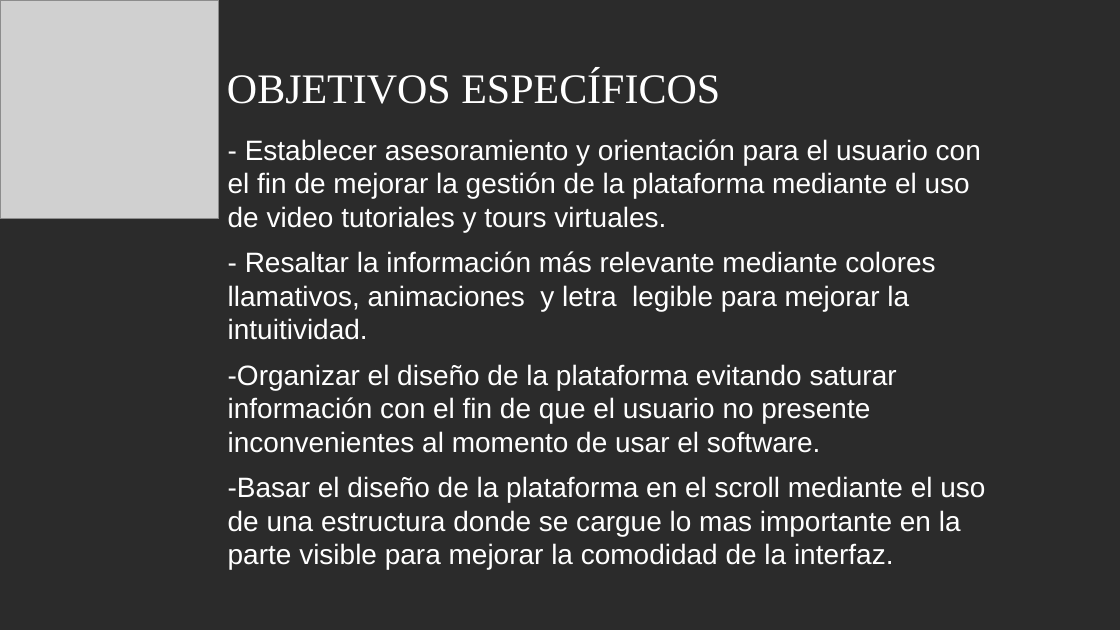
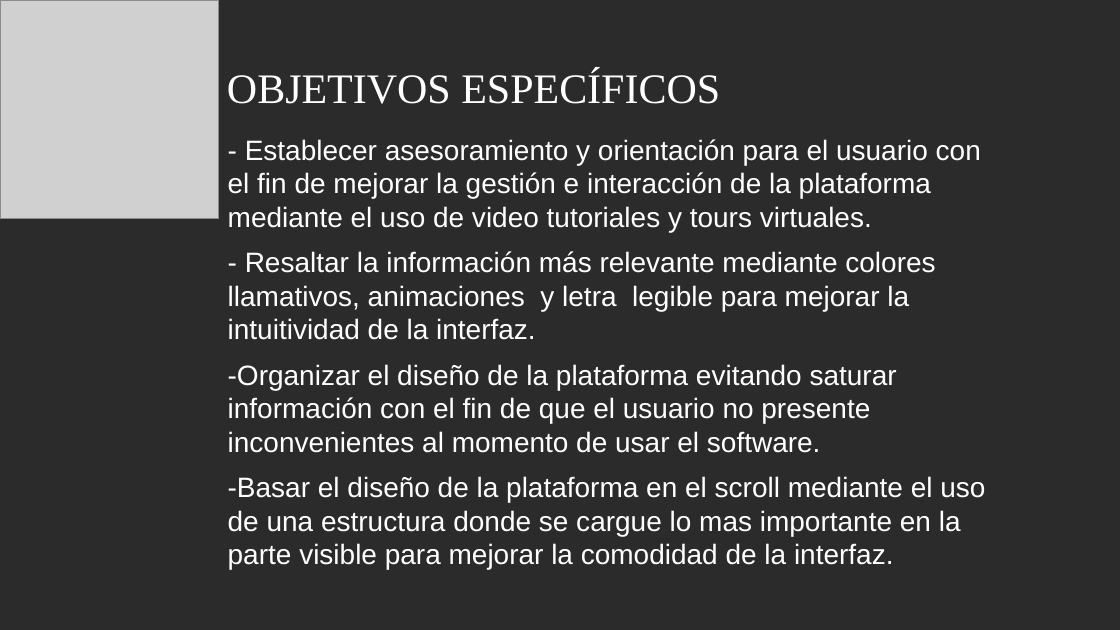
Before and after one commit to Qrlean/Proyecto, a slide deck: slide 5 of QR LEANpptx.pptx. Drawn at 1120x630 pixels with LibreOffice and Linux fonts; fonts in the diff are those of the drawing; grey boxes stand for pictures; background and template pictures are left out; a plain dark background stands for a picture behind light text. Boxes give left, top, right and bottom in pixels: in the first picture for what was removed or moved away, otherwise in the second. Text is boxed around its words. In the diff, an @@ line names an element or a change of style, - is before the commit and + after.

```diff
--- a/QR LEANpptx.pptx
+++ b/QR LEANpptx.pptx
@@ text at <box>228,139,981,340</box>: text changed @@
-- Establecer asesoramiento y orientación para el usuario con el fin de mejorar la gestión de la plataforma mediante el uso de video tutoriales y tours virtuales.
-- Resaltar la información más relevante mediante colores llamativos, animaciones y letra legible para mejorar la intuitividad.
+- Establecer asesoramiento y orientación para el usuario con el fin de mejorar la gestión e interacción de la plataforma mediante el uso de video tutoriales y tours virtuales.
+- Resaltar la información más relevante mediante colores llamativos, animaciones y letra legible para mejorar la intuitividad de la interfaz.
```
Also in this commit, not shown: 3 other slides changed, 1 other file.
